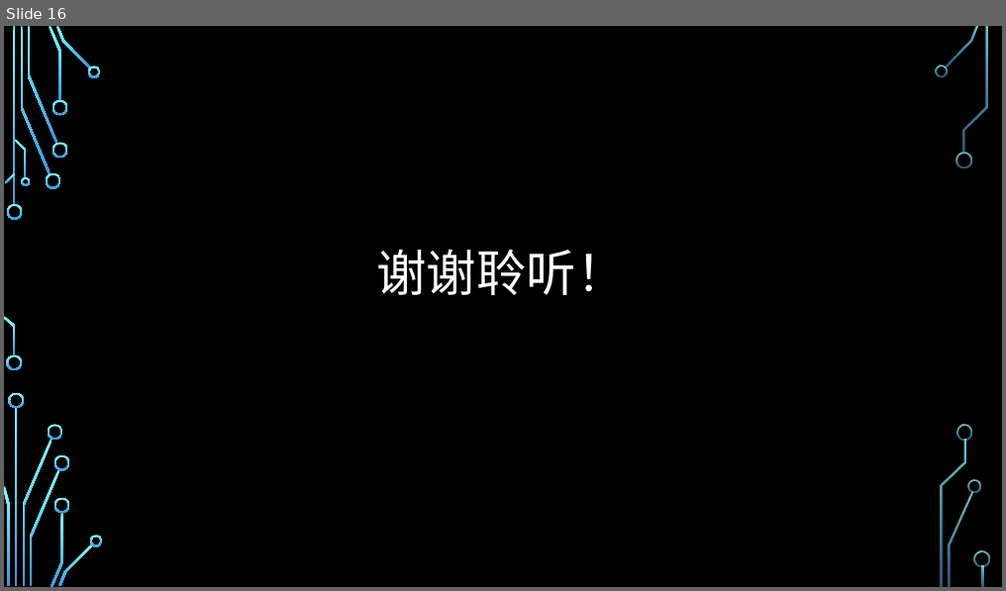
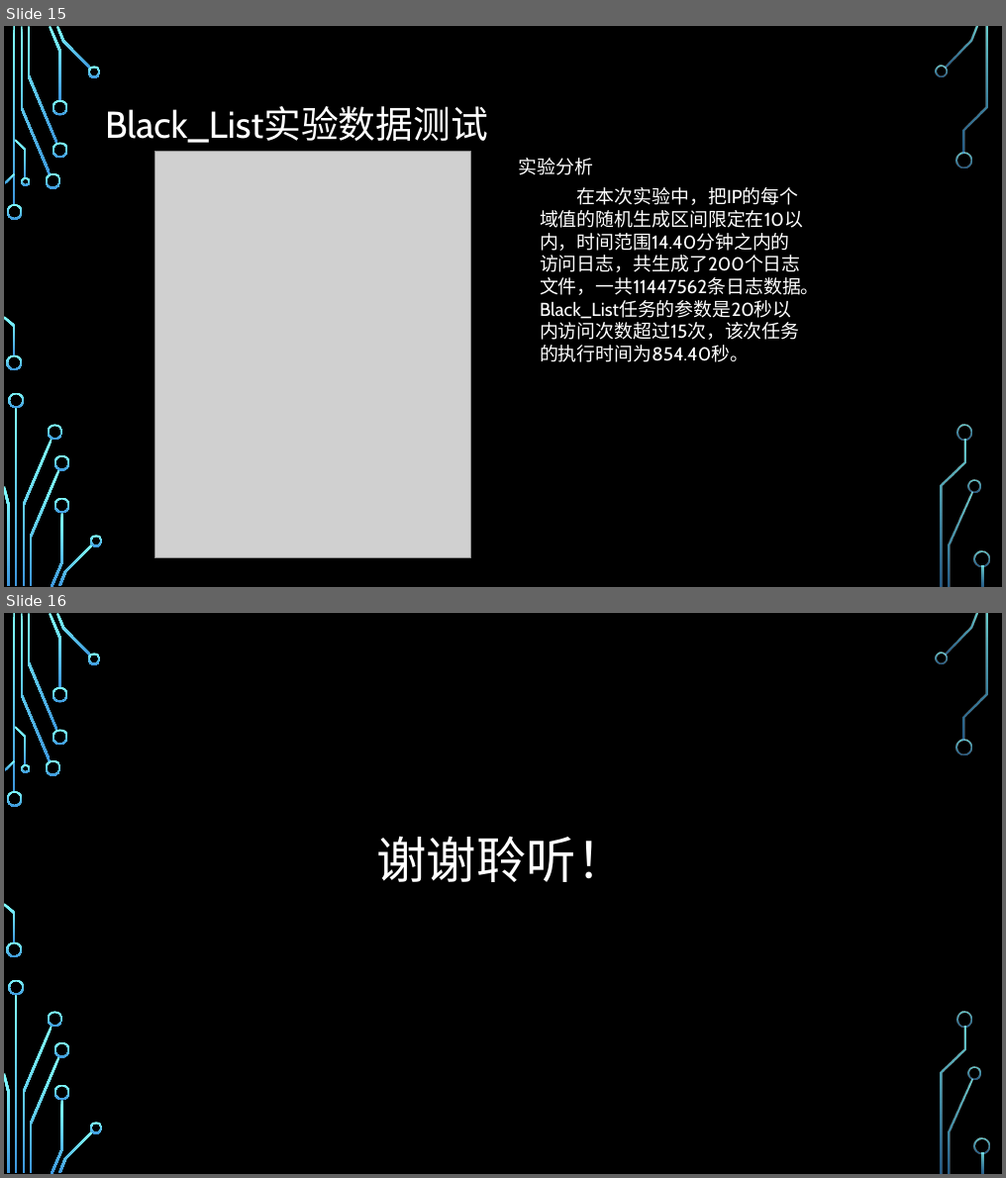
Before and after one commit to Aaron-hk/Topk-and-Black-List, a slide deck: ppt/1150310613-黄道龙-1150310609-王陈阳.pptx. Shown one above the other, each under a label of ours: slide 16 before the commit, slides 15 and 16 after it. The pictures are 1006x591 and 1006x1178 pixels, drawn with LibreOffice and Linux fonts; fonts in the diff are those of the drawing; grey boxes stand for pictures; background and template pictures are left out. Boxes give left, top, right and bottom in pixels: in the first picture for what was removed or moved away, otherwise in the second. Text is boxed around its words. In the diff, an @@ line names an element or a change of style, - is before the commit and + after.

```diff
--- a/ppt/1150310613-黄道龙-1150310609-王陈阳.pptx
+++ b/ppt/1150310613-黄道龙-1150310609-王陈阳.pptx
@@ slide 15 added at (x1=4, y1=26, x2=1002, y2=587), background picture (left out); not listed: 36 template elements that a slide beside it also shows @@
@@ title added at (x1=105, y1=106, x2=488, y2=143), 36 pt, text #FFFFFF @@
+Black_List实验数据测试
@@ picture added at (x1=155, y1=152, x2=471, y2=559) @@
@@ text added at (x1=518, y1=158, x2=593, y2=175), 18 pt, text #FFFFFF @@
+实验分析
@@ text added at (x1=540, y1=187, x2=820, y2=363), 18 pt, text #FFFFFF @@
+在本次实验中，把IP的每个域值的随机生成区间限定在10以内，时间范围14.40分钟之内的访问日志，共生成了200个日志文件，一共11447562条日志数据。Black_List任务的参数是20秒以内访问次数超过15次，该次任务的执行时间为854.40秒。
```
Also in this commit, not shown: 3 slides changed, 1 other slide added, 2 slides removed, 3 other files.
